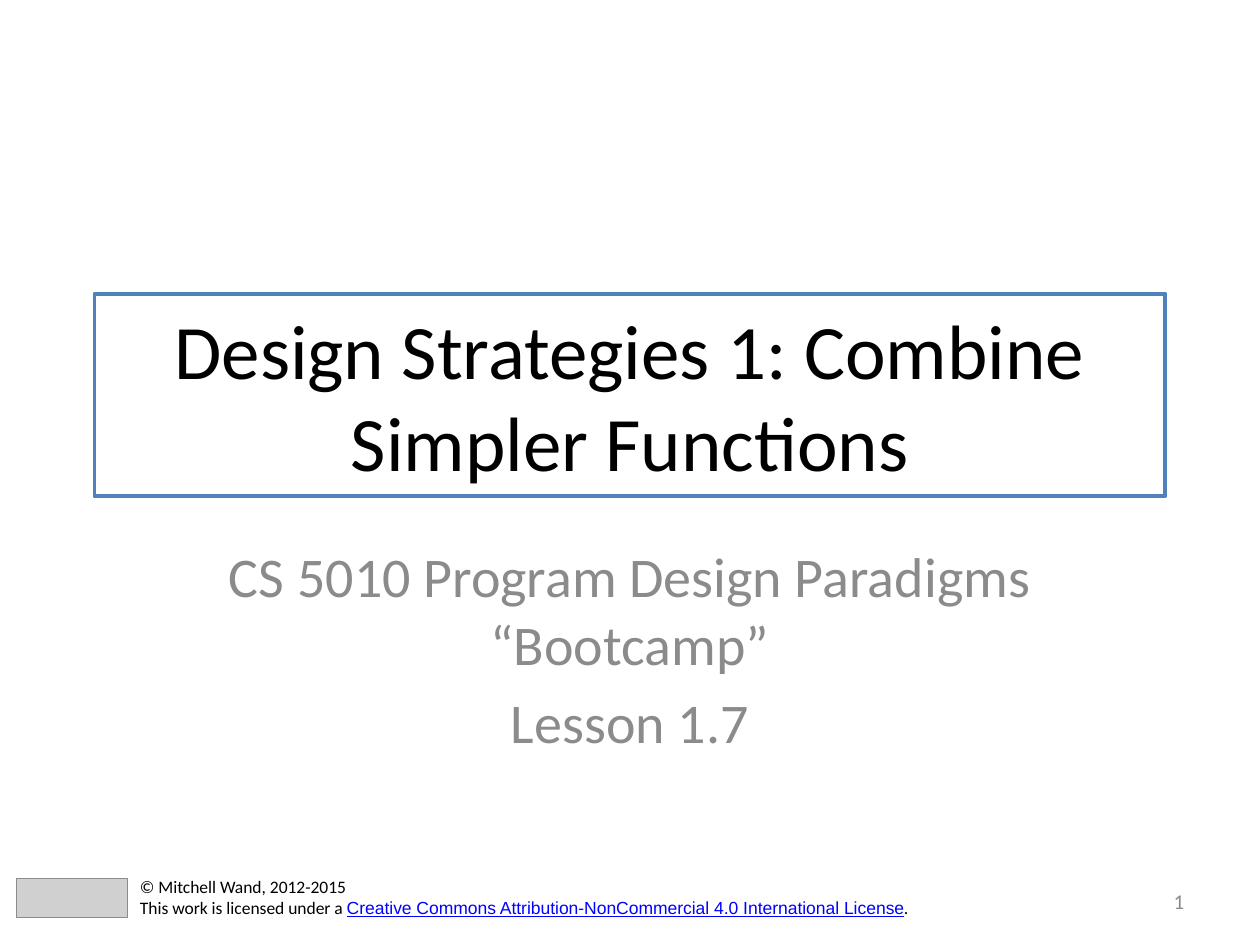
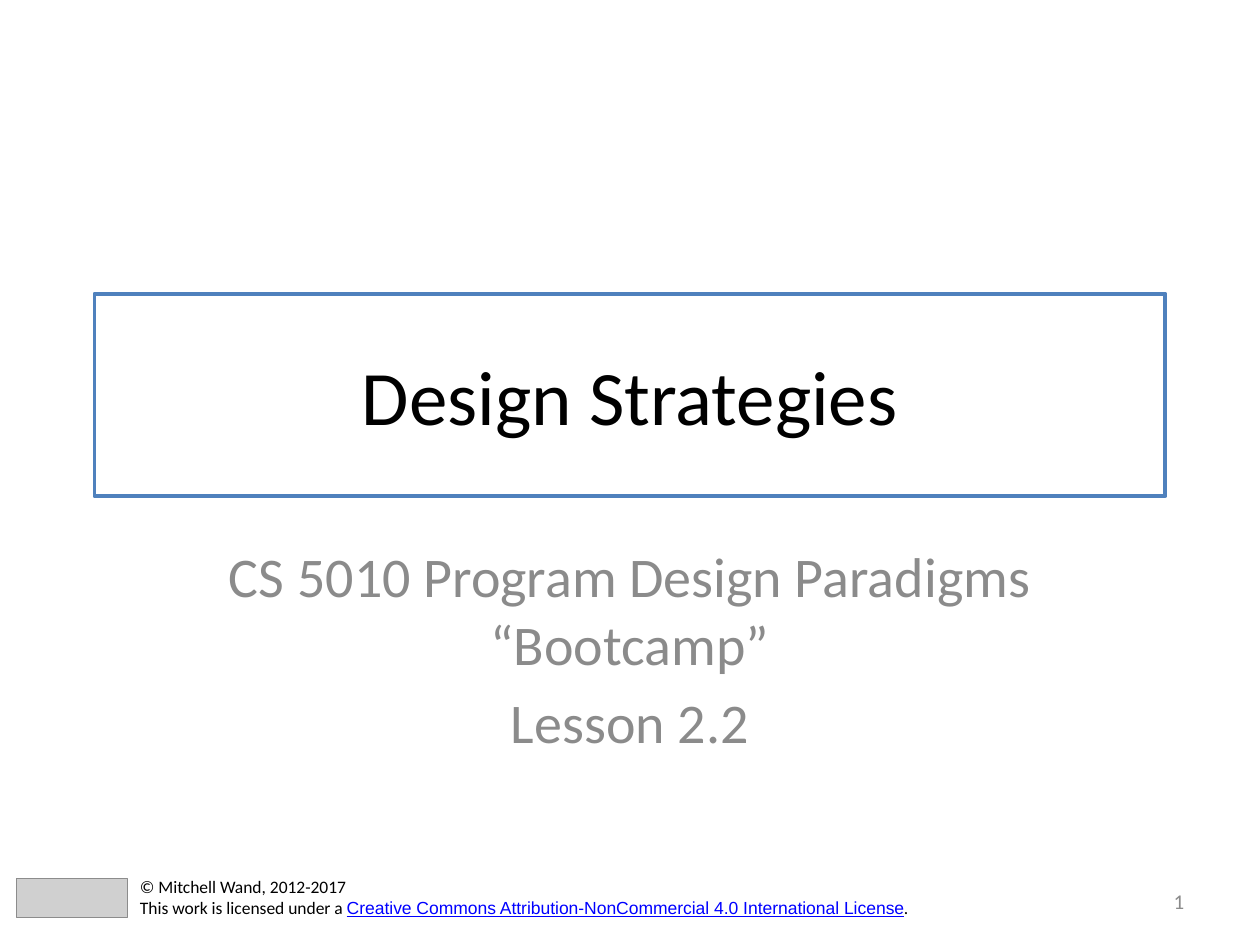
Before and after one commit to mwand/cs5010f17, a slide deck: slide 1 of Slides/Lesson 2.2 Design Strategies.pptx. Drawn at 1260x945 pixels with LibreOffice and Linux fonts; fonts in the diff are those of the drawing; grey boxes stand for pictures. Boxes give left, top, right and bottom in pixels: in the first picture for what was removed or moved away, otherwise in the second. Text is boxed around its words. In the diff, an @@ line names an element or a change of style, - is before the commit and + after.

```diff
--- a/Slides/Lesson 2.2 Design Strategies.pptx
+++ b/Slides/Lesson 2.2 Design Strategies.pptx
@@ title at [362, 372, 897, 439]: text changed @@
-Design Strategies 1: Combine Simpler Functions
+Design Strategies
@@ subtitle at [511, 707, 749, 744]: text changed @@
-Lesson 1.7
+Lesson 2.2
@@ text at [158, 881, 346, 895]: text changed @@
-© Mitchell Wand, 2012-2015
+© Mitchell Wand, 2012-2017
```
Also in this commit, not shown: 5 other slides changed, 4 slides removed, 1 other file.
